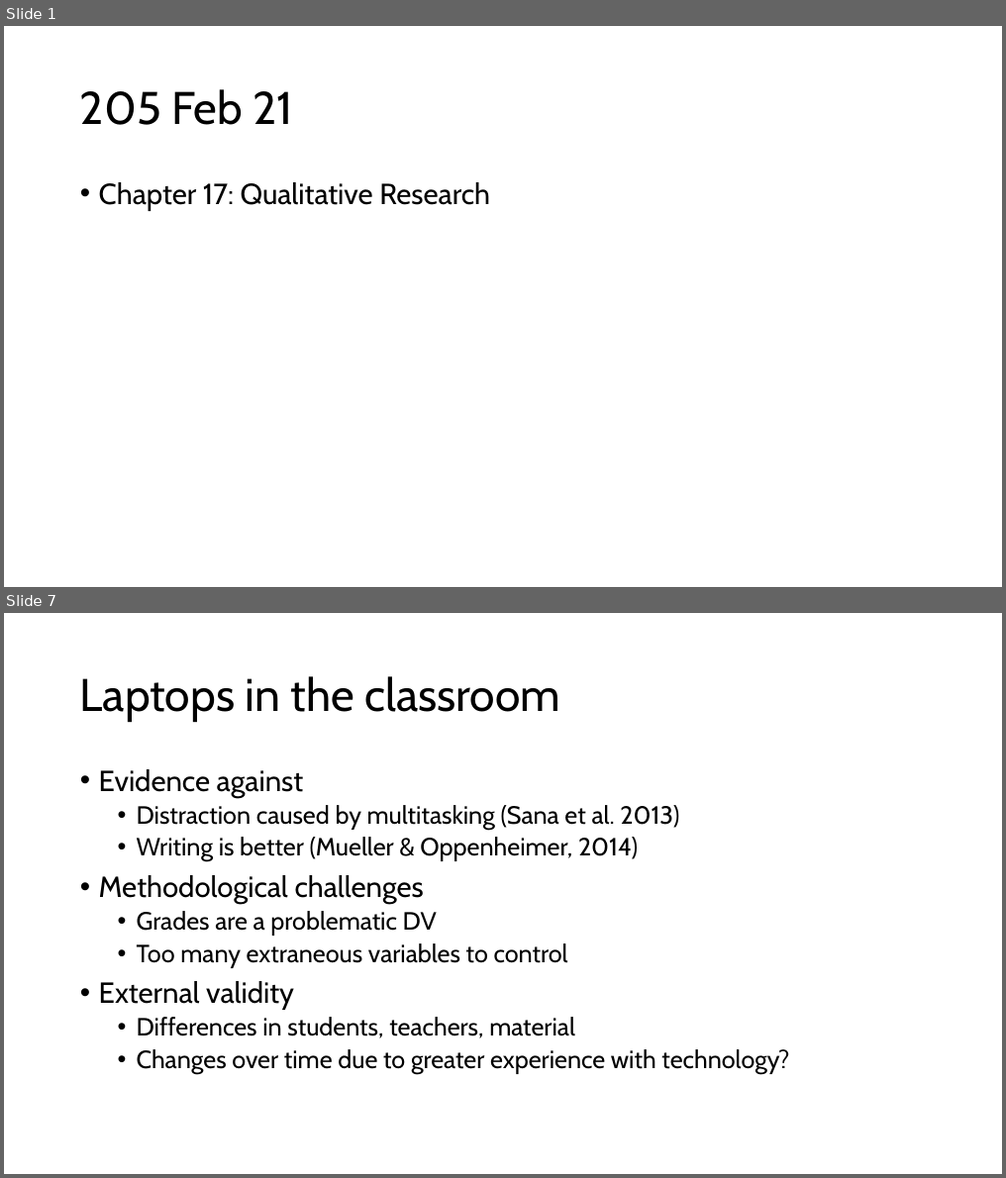
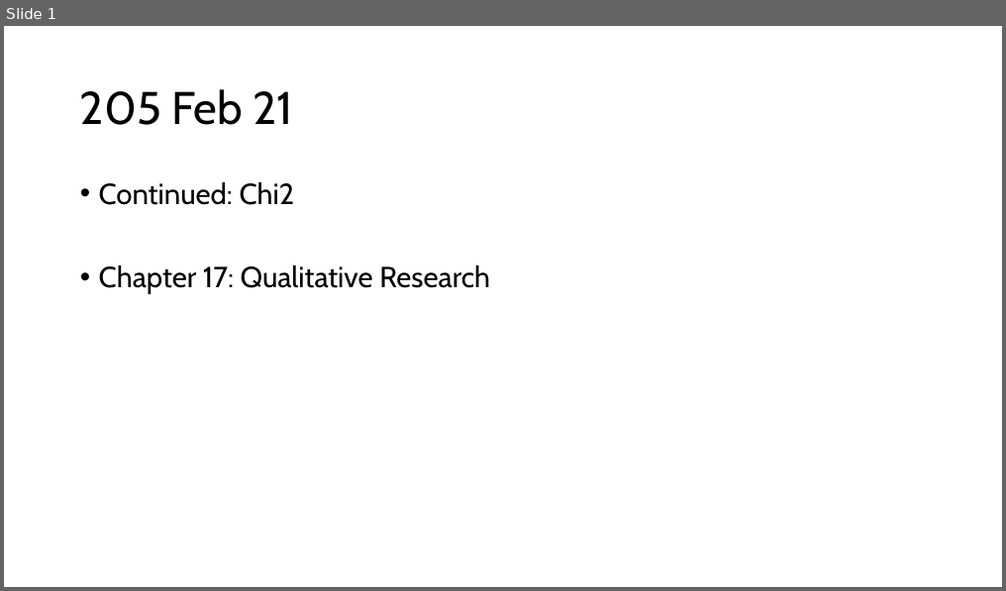
Before and after one commit to preber/Research-Methods, a slide deck: Class Slides 2024/Class 21.pptx. Shown one above the other, each under a label of ours: slides 1 and 7 before the commit, slide 1 after it; the slides between them are not shown. The pictures are 1006x1178 and 1006x591 pixels, drawn with LibreOffice and Linux fonts; fonts in the diff are those of the drawing. Boxes give left, top, right and bottom in pixels: in the first picture for what was removed or moved away, otherwise in the second. Text is boxed around its words. In the diff, an @@ line names an element or a change of style, - is before the commit and + after.

```diff
--- a/Class Slides 2024/Class 21.pptx
+++ b/Class Slides 2024/Class 21.pptx
@@ slide 7 removed at (x1=4, y1=613, x2=1002, y2=1174), background #FFFFFF @@
@@ title removed at (x1=80, y1=676, x2=560, y2=722) @@
-Laptops in the classroom
@@ text removed at (x1=99, y1=769, x2=789, y2=1074) @@
-• Evidence against
-  • Distraction caused by multitasking (Sana et al. 2013)
-  • Writing is better (Mueller & Oppenheimer, 2014)
-• Methodological challenges
-  • Grades are a problematic DV
-  • Too many extraneous variables to control
-• External validity
-  • Differences in students, teachers, material
-  • Changes over time due to greater experience with technology?
@@ slide 1 changed as well @@
@@ text at (x1=99, y1=182, x2=295, y2=205): paragraph added @@
+• Continued: Chi2
```
Also in this commit, not shown: 1 other slide changed, 15 slides added, 14 other slides removed, 3 other files.
